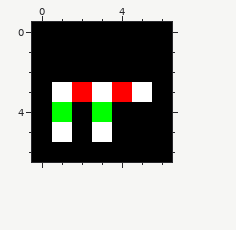
Two versions of one pixel-art sprite, data/Levels/3.png. That is the earlier state.
The file is 7x7 pixels.
Now the later version:
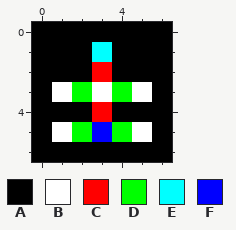
Palette (. is transparent): A #000000  B #ffffff  C #ff0000  D #00ff00  E #00ffff  F #0000ff
The exact change:
The edit turns colour D into colour A in row 4 at x 1.
The edit turns colour A into colour B in row 5 at x 5.
The edit turns colour A into colour C in row 2 at x 3.
The edit turns colour D into colour C in row 4 at x 3.
The edit turns colour A into colour D in row 5 at x 2 and 4.
The edit turns colour C into colour D in row 3 at x 2 and 4.
The edit turns colour A into colour E in row 1 at x 3.
The edit turns colour B into colour F in row 5 at x 3.
